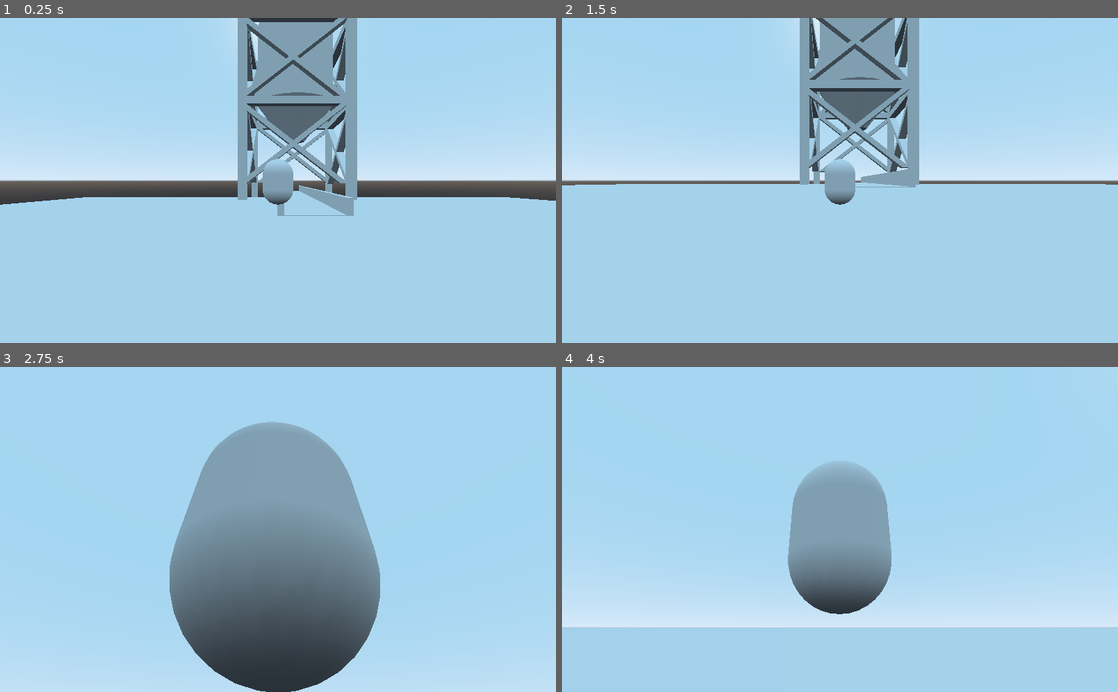
Above: before the commit, frames 1-4 (two rows, left to right).
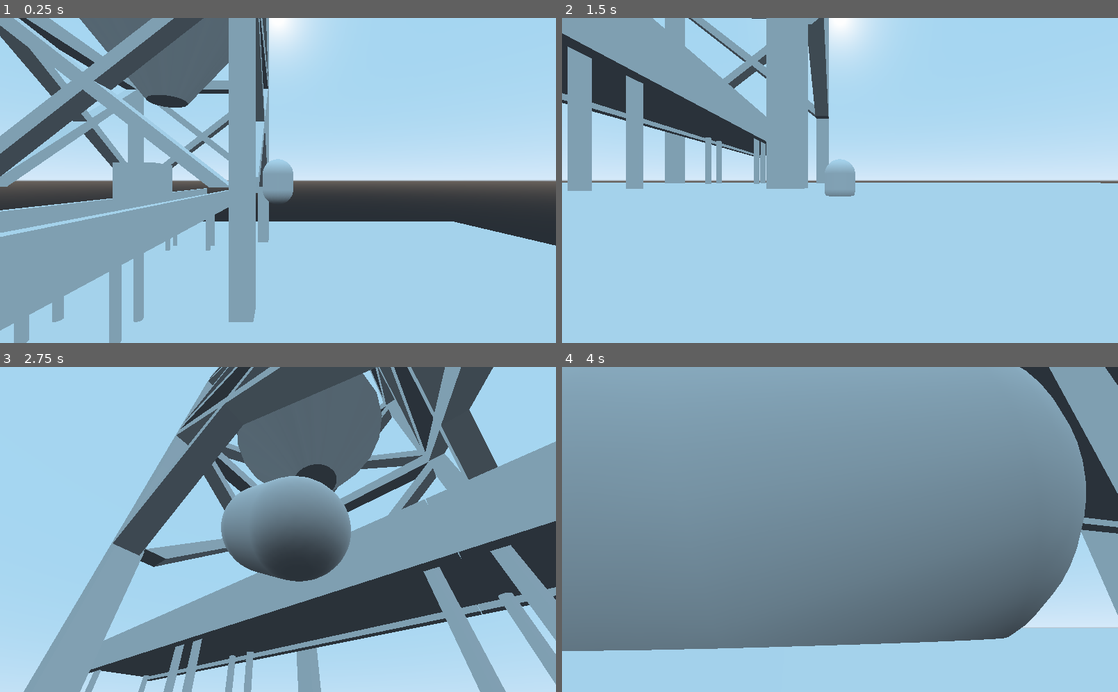
Above: after the commit, the same moments.

Repository: ayylol/CumbriaJam
Game: Godot game, scene res://MainGame.tscn
Same seed, same stepped clock (60 frames per second), same inputs: the game is played once before the commit and once after it.
Inputs (mouse positions are in pixels of both pictures, inside the frame that each line leads up to):
- Up to frame 1 (0.25 s): no input
- Up to frame 2 (1.5 s): move the mouse to (962, 164) at 0.52 s; hold Space (push) 0.53-1.28 s; move the mouse to (728, 196) at 1.27 s; click (728, 196) at 1.35 s
- Up to frame 3 (2.75 s): tap Space (push) at 1.55 s; move the mouse to (289, 523) at 2.02 s; hold Space (push) from 2.03 s (still down)
- Up to frame 4 (4 s): move the mouse to (834, 536) at 2.77 s; release Space (push) at 2.78 s; tap Space (push) at 2.85, 3.8 s; move the mouse to (878, 532) at 3.52 s; press the mouse at (878, 532) at 3.53 s

The runs differ from the first frame. In frame 1, 41% of the frame differs, in the area x 0-100%, y 0-100%; in frame 2, 25%; in frame 3, 59%; in frame 4, 78%, in the area x 0-100%, y 0-88%.

Commit message:
Added Hold push movement

Diff:
--- a/Camera.gd
+++ b/Camera.gd
@@ -24,7 +24,9 @@
 		camrot_v = clamp(camrot_v-event.relative.y,-60,60)
 
 	if event.is_action_pressed("push"):
-		_player.push(-$H/V/Camera.global_transform.basis.z)
+		_player.hold()
+	elif event.is_action_released("push"):
+		_player.release(-$H/V/Camera.global_transform.basis.z)
 
 func _physics_process(delta):
 	$H.rotation_degrees.y = camrot_h
--- a/MainGame.tscn
+++ b/MainGame.tscn
@@ -11,6 +11,12 @@
 extents = Vector3( 3.14364, 0.16657, 2.70353 )
 
 [sub_resource type="CubeMesh" id=2]
+
+[sub_resource type="BoxShape" id=4]
+
+[sub_resource type="CubeMesh" id=5]
+
+[sub_resource type="Skin" id=6]
 
 [node name="Spatial" type="Spatial"]
 
@@ -27,7 +33,7 @@
 material/0 = null
 
 [node name="Player" parent="." instance=ExtResource( 1 )]
-transform = Transform( 1, 0, 0, 0, 1, 0, 0, 0, 1, -1.74397, 2.41142, 6.91586 )
+transform = Transform( 1, 0, 0, 0, 1, 0, 0, 0, 1, 2.94777, 5.70718, 9.1221 )
 
 [node name="RemoteTransform" type="RemoteTransform" parent="Player"]
 remote_path = NodePath("../../Cam")
@@ -35,7 +41,7 @@
 update_scale = false
 
 [node name="Cam" type="Spatial" parent="."]
-transform = Transform( 1, 0, 0, 0, 1, 0, 0, 0, 1, -1.74397, 2.41142, 6.91586 )
+transform = Transform( 1, 0, 0, 0, 1, 0, 0, 0, 1, 2.94777, 5.70718, 9.1221 )
 script = ExtResource( 2 )
 
 [node name="H" type="Spatial" parent="Cam"]
@@ -47,5 +53,16 @@
 near = 0.01
 process_mode = 1
 
-[node name="Spatial" parent="." instance=ExtResource( 3 )]
-transform = Transform( 1, 0, 0, 0, 1, 0, 0, 0, 1, -0.128197, -3.42127, -24.3343 )
+[node name="MAP" parent="." instance=ExtResource( 3 )]
+transform = Transform( 1, 0, 0, 0, 1, 0, 0, 0, 1, -4.4131, -0.126994, -7.22969 )
+
+[node name="RigidBody" type="RigidBody" parent="."]
+transform = Transform( 1, 0, 0, 0, 1, 0, 0, 0, 1, -4.13882, 5.59032, 0 )
+
+[node name="CollisionShape" type="CollisionShape" parent="RigidBody"]
+shape = SubResource( 4 )
+
+[node name="MeshInstance" type="MeshInstance" parent="RigidBody"]
+mesh = SubResource( 5 )
+skin = SubResource( 6 )
+material/0 = null
--- a/Player.gd
+++ b/Player.gd
@@ -1,26 +1,47 @@
 extends RigidBody
 
-export var push_cooldown = 4
+#export var push_cooldown = 1.5
 export var max_pushes = 4
+export var meter_fill_multipliyer = 2.0
+export var pressure_fill_multipliyer = 1.0
 
-var strength = 10
+var max_strength = 25
 
-var _current_pushes = 0
+var _current_pushed = 0.0
+var _meter_percent_fill = 0.0
+var _held = false
 
-func _ready():
-	$Timer.start(push_cooldown)
+#func _ready():
+#	pass
+	#$Timer.start(push_cooldown)
 
-func push(direction: Vector3):
-	if _current_pushes>0:
-		print("PUSHED!")
-		apply_central_impulse (direction*strength)
-		_current_pushes-=1
-		if($Timer.is_stopped()):
-			$Timer.start(push_cooldown)
+func _process(delta):
+	_meter_percent_fill= min(_meter_percent_fill+delta/meter_fill_multipliyer, 1.0)
+	if _held:
+		_current_pushed = min(_current_pushed+delta/pressure_fill_multipliyer, _meter_percent_fill)
+	print(_meter_percent_fill)
+	print(_current_pushed)
+	print()
 
-func _on_Timer_timeout():
-	if _current_pushes<max_pushes:
-		_current_pushes+=1
-		if _current_pushes!=max_pushes:
-			$Timer.start(push_cooldown)
-	print(_current_pushes)
+func hold():
+	print("HELD")
+	_held = true
+
+func release(direction: Vector3):
+	print("PUSHED!")
+	_held=false
+	if _meter_percent_fill>0.0:
+		var _time_held
+		apply_central_impulse (direction*max_strength*_current_pushed)
+		_meter_percent_fill-=_current_pushed
+		_current_pushed=0.0
+#		_current_pushes-=1
+#		if($Timer.is_stopped()):
+#			$Timer.start(push_cooldown)
+
+#func _on_Timer_timeout():
+#	if _current_pushes<max_pushes:
+#		_current_pushes+=1
+#		if _current_pushes!=max_pushes:
+#			$Timer.start(push_cooldown)
+#	print(_current_pushes)
--- a/Player.tscn
+++ b/Player.tscn
@@ -2,18 +2,14 @@
 
 [ext_resource path="res://Player.gd" type="Script" id=1]
 
-[sub_resource type="CapsuleShape" id=3]
-radius = 0.265508
-height = 0.212389
+[sub_resource type="CapsuleMesh" id=2]
 
-[sub_resource type="CapsuleMesh" id=2]
+[sub_resource type="CylinderShape" id=3]
+radius = 0.213361
+height = 0.468885
 
 [node name="RigidBody" type="RigidBody"]
 script = ExtResource( 1 )
-
-[node name="CollisionShape" type="CollisionShape" parent="."]
-transform = Transform( 1, 0, 0, 0, -4.37114e-08, -1, 0, 1, -4.37114e-08, 0, -0.0174009, 0 )
-shape = SubResource( 3 )
 
 [node name="MeshInstance" type="MeshInstance" parent="."]
 transform = Transform( 0.215185, 0, 0, 0, -7.63385e-09, -0.211312, 0, 0.201942, -1.06806e-08, 0, -0.0189896, 0 )
@@ -24,4 +20,7 @@
 [node name="Timer" type="Timer" parent="."]
 one_shot = true
 
+[node name="CollisionShape" type="CollisionShape" parent="."]
+shape = SubResource( 3 )
+
 [connection signal="timeout" from="Timer" to="." method="_on_Timer_timeout"]
--- a/convator_belt.tscn
+++ b/convator_belt.tscn
@@ -1,67 +1,75 @@
 [gd_scene load_steps=6 format=2]
+
+[sub_resource type="BoxShape" id=4]
+
+[sub_resource type="CubeMesh" id=3]
+
+[sub_resource type="CylinderMesh" id=5]
 
 [sub_resource type="CubeMesh" id=1]
 
 [sub_resource type="BoxShape" id=2]
-extents = Vector3( 0.146937, 0.184514, 0.191056 )
-
-[sub_resource type="CubeMesh" id=3]
-
-[sub_resource type="BoxShape" id=4]
-
-[sub_resource type="CylinderMesh" id=5]
+extents = Vector3( 0.14332, 0.184514, 0.191056 )
 
 [node name="Spatial" type="Spatial"]
 
-[node name="StaticBody" type="StaticBody" parent="."]
+[node name="Collisions" type="StaticBody" parent="."]
 
-[node name="MeshInstance" type="MeshInstance" parent="StaticBody"]
-transform = Transform( 1.08643, 0, 0, 0, 0.125919, 0, 0, 0, 3.02718, 0, 2.22982, 0 )
-mesh = SubResource( 1 )
+[node name="Wall1" type="CollisionShape" parent="Collisions"]
+transform = Transform( 0.110116, 0, 0, 0, 0.48095, 0, 0, 0, 3.03417, -1.15338, 2.47106, 0.0484618 )
+shape = SubResource( 4 )
+
+[node name="Wall2" type="CollisionShape" parent="Collisions"]
+transform = Transform( 0.110116, 0, 0, 0, 0.48095, 0, 0, 0, 3.01108, 1.193, 2.47087, 0.0639093 )
+shape = SubResource( 4 )
+
+[node name="Spatial" type="Spatial" parent="Collisions"]
+
+[node name="MeshInstance3" type="MeshInstance" parent="Collisions/Spatial"]
+transform = Transform( 0.110116, 0, 0, 0, 0.48095, 0, 0, 0, 3.01794, -1.15891, 2.46324, 0.0593033 )
+mesh = SubResource( 3 )
+skeleton = NodePath("../..")
 material/0 = null
 
-[node name="CollisionShape" type="CollisionShape" parent="StaticBody"]
-transform = Transform( 8.82386, 0, 0, 0, 1.29002, 0, 0, 0, 15.977, -0.122788, 2.14612, 0.00577354 )
-shape = SubResource( 2 )
-
-[node name="MeshInstance2" type="MeshInstance" parent="StaticBody"]
-transform = Transform( 0.110116, 0, 0, 0, 0.48095, 0, 0, 0, 3.01794, 1.18278, 2.46324, 0.0593033 )
-mesh = SubResource( 3 )
-material/0 = null
-
-[node name="CollisionShape2" type="CollisionShape" parent="StaticBody"]
-transform = Transform( 0.110116, 0, 0, 0, 0.48095, 0, 0, 0, 3.01794, -1.1543, 2.63076, 0.796198 )
-shape = SubResource( 4 )
-
-[node name="CollisionShape3" type="CollisionShape" parent="StaticBody"]
-transform = Transform( 0.110116, 0, 0, 0, 0.48095, 0, 0, 0, 3.01794, 1.17189, 2.63076, 0.801337 )
-shape = SubResource( 4 )
-
-[node name="MeshInstance3" type="MeshInstance" parent="StaticBody"]
-transform = Transform( 0.110116, 0, 0, 0, 0.48095, 0, 0, 0, 3.01794, -1.15891, 2.46324, 0.0593033 )
-mesh = SubResource( 3 )
-material/0 = null
-
-[node name="MeshInstance4" type="MeshInstance" parent="StaticBody"]
+[node name="MeshInstance4" type="MeshInstance" parent="Collisions/Spatial"]
 transform = Transform( 0.1, 0, 0, 0, 1.5399, 0, 0, 0, 0.1, -0.892112, 0.728132, 2.66096 )
 mesh = SubResource( 5 )
 skeleton = NodePath("../MeshInstance3")
 material/0 = null
 
-[node name="MeshInstance5" type="MeshInstance" parent="StaticBody"]
+[node name="MeshInstance5" type="MeshInstance" parent="Collisions/Spatial"]
 transform = Transform( 0.1, 0, 0, 0, 1.5399, 0, 0, 0, 0.1, 0.950126, 0.728132, 2.66096 )
 mesh = SubResource( 5 )
 skeleton = NodePath("../MeshInstance3")
 material/0 = null
 
-[node name="MeshInstance6" type="MeshInstance" parent="StaticBody"]
+[node name="MeshInstance6" type="MeshInstance" parent="Collisions/Spatial"]
 transform = Transform( 0.1, 0, 0, 0, 1.5399, 0, 0, 0, 0.1, -0.892112, 0.728132, -2.61474 )
 mesh = SubResource( 5 )
 skeleton = NodePath("../MeshInstance3")
 material/0 = null
 
-[node name="MeshInstance7" type="MeshInstance" parent="StaticBody"]
+[node name="MeshInstance7" type="MeshInstance" parent="Collisions/Spatial"]
 transform = Transform( 0.1, 0, 0, 0, 1.5399, 0, 0, 0, 0.1, 0.950126, 0.728132, -2.61474 )
 mesh = SubResource( 5 )
 skeleton = NodePath("../MeshInstance3")
 material/0 = null
+
+[node name="MeshInstance2" type="MeshInstance" parent="Collisions/Spatial"]
+transform = Transform( 0.110116, 0, 0, 0, 0.48095, 0, 0, 0, 3.01794, 1.18278, 2.46324, 0.0593033 )
+mesh = SubResource( 3 )
+skeleton = NodePath("../..")
+material/0 = null
+
+[node name="MeshInstance" type="MeshInstance" parent="Collisions/Spatial"]
+transform = Transform( 1.08643, 0, 0, 0, 0.125919, 0, 0, 0, 3.02718, 0, 2.22982, 0 )
+mesh = SubResource( 1 )
+skeleton = NodePath("../..")
+material/0 = null
+
+[node name="StaticBody" type="StaticBody" parent="."]
+constant_linear_velocity = Vector3( 0, 0, 3 )
+
+[node name="BeltCollision" type="CollisionShape" parent="StaticBody"]
+transform = Transform( 7.41026, 0, 0, 0, 1.29002, 0, 0, 0, 16.1007, 0.0220086, 2.12215, 0.0339365 )
+shape = SubResource( 2 )
--- a/project.godot
+++ b/project.godot
@@ -50,6 +50,7 @@
 [physics]
 
 common/enable_pause_aware_picking=true
+3d/physics_engine="GodotPhysics"
 
 [rendering]
 
Not shown: 1 places in MainGame.tscn that only renumber resources
